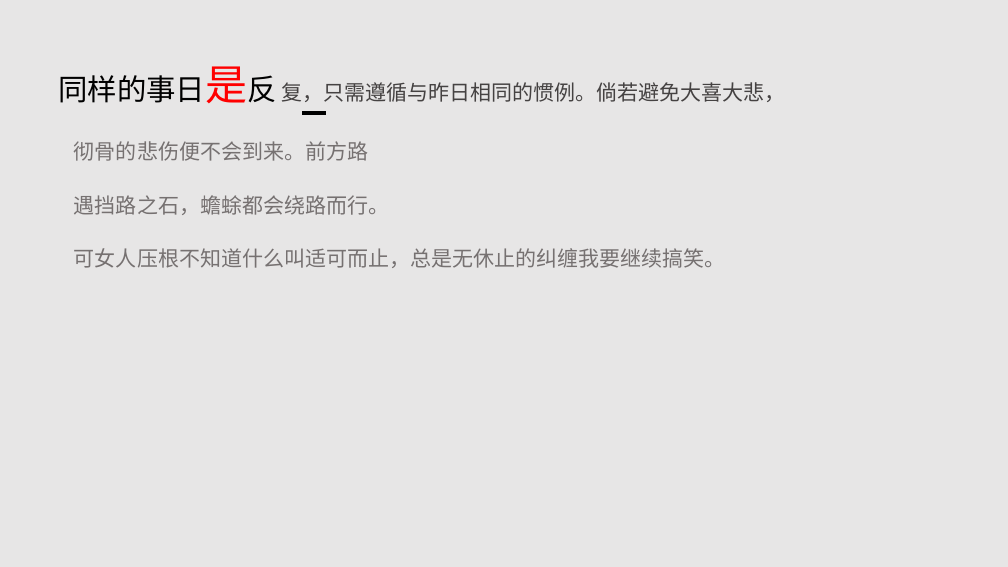
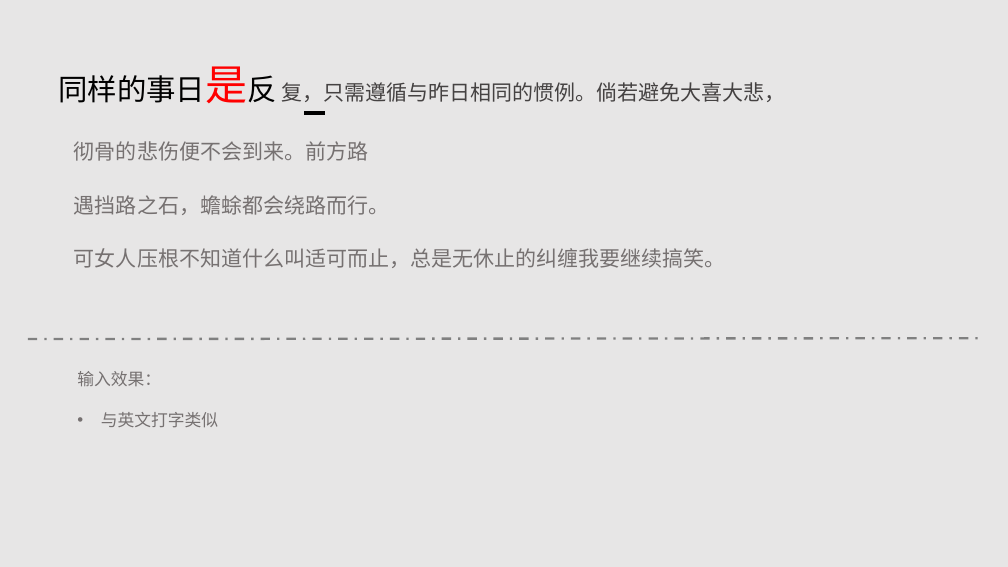
Before and after one commit to GitNealian/typen, a slide deck: slide 3 of about typen design.pptx. Drawn at 1008x567 pixels with LibreOffice and Linux fonts; fonts in the diff are those of the drawing. Boxes give left, top, right and bottom in pixels: in the first picture for what was removed or moved away, otherwise in the second. Text is boxed around its words. In the diff, an @@ line names an element or a change of style, - is before the commit and + after.

```diff
--- a/about typen design.pptx
+++ b/about typen design.pptx
@@ line added from (28, 339) to (981, 338), #808080 2.25 pt dashed @@
@@ text added at (77,371,218,427), 16 pt, text #767171 @@
+输入效果：
+• 与英文打字类似
```
Also in this commit, not shown: 2 other slides changed, 3 slides added, 1 other file.
